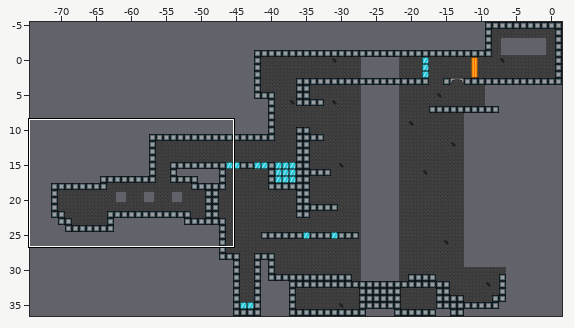
A Tiled map gets an edit: assets/chasm.tmx. The first picture is a wide view before the edit; the outline marks the close-up.
Close-up. Earlier state:
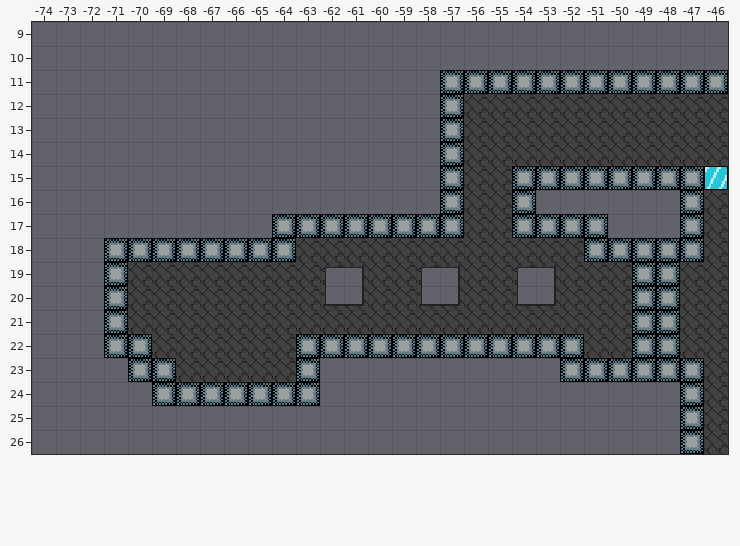
Cells are 16x16 px. Shown: x -74..-46, y 9..26.
New version:
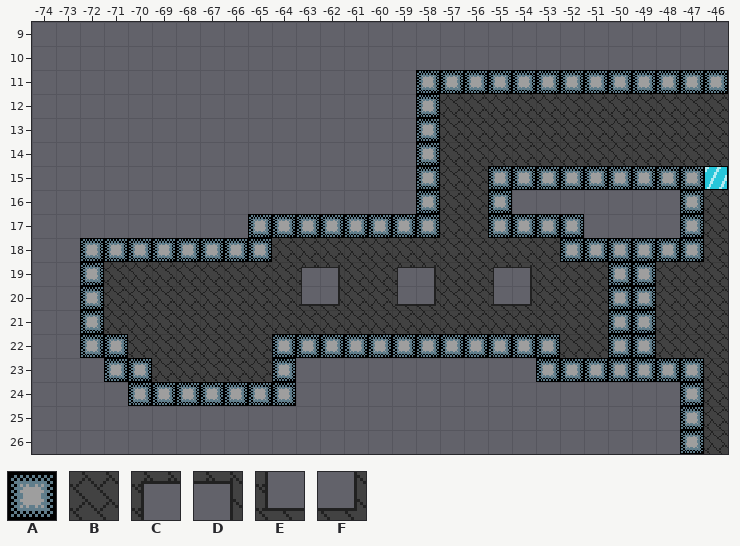
Key: from "phtiles16": A 0, B 9, C 21, D 23, E 33, F 35.
_ is an empty cell.
The exact change:
Layer "background":
Tile D gives way to tile B in row 19 at x -61, -57 and -53.
Tile F gives way to tile B in row 20 at x -61, -57 and -53.
The edit adds tile B in rows 15 to 17 at x -57; in row 18 at x -64; in rows 19 to 21 at x -71; in row 22 at x -70 and -52; in row 23 at x -69.
Tile B gives way to tile C in row 19 at x -63, -59 and -55.
Tile C gives way to tile D in row 19 at x -62, -58 and -54.
Tile B gives way to tile E in row 20 at x -63, -59 and -55.
Tile E gives way to tile F in row 20 at x -62, -58 and -54.
Tile B is removed in rows 16 to 17 at x -55; in row 18 at x -52; in rows 22 to 23 at x -64.
Layer "main":
The edit adds tile A in rows 11 to 14 at x -58; in rows 15 to 16 at x -58 and -55; in row 17 at x -65 and -55; in row 18 at x -72 and -52; in rows 19 to 21 at x -72; in row 22 at x -72 and -64.
The edit adds tile A in row 23 at x -71, -64 and -53; in row 24 at x -70.
Tile A is removed in rows 12 to 15 at x -57; in row 16 at x -57 and -54; in row 17 at x -57 and -51; in row 18 at x -64; in rows 19 to 21 at x -71; in row 22 at x -70 and -52.
Tile A is removed in row 23 at x -69 and -63; in row 24 at x -63.
Layer "shutters":
The edit adds tile A in rows 19 to 22 at x -50.
Tile A is removed in rows 19 to 22 at x -48.
